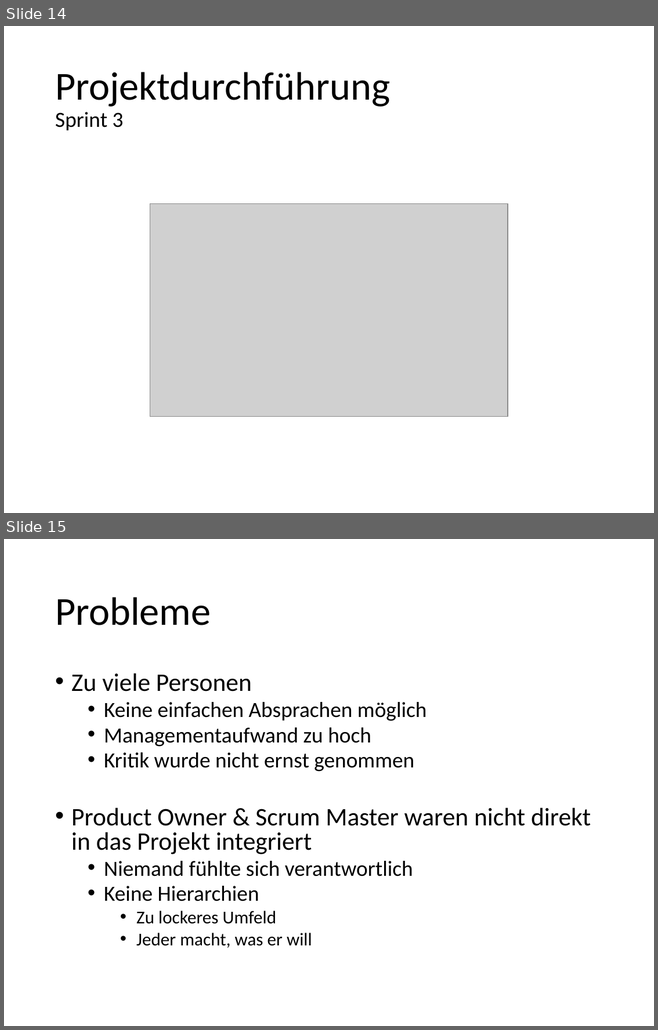
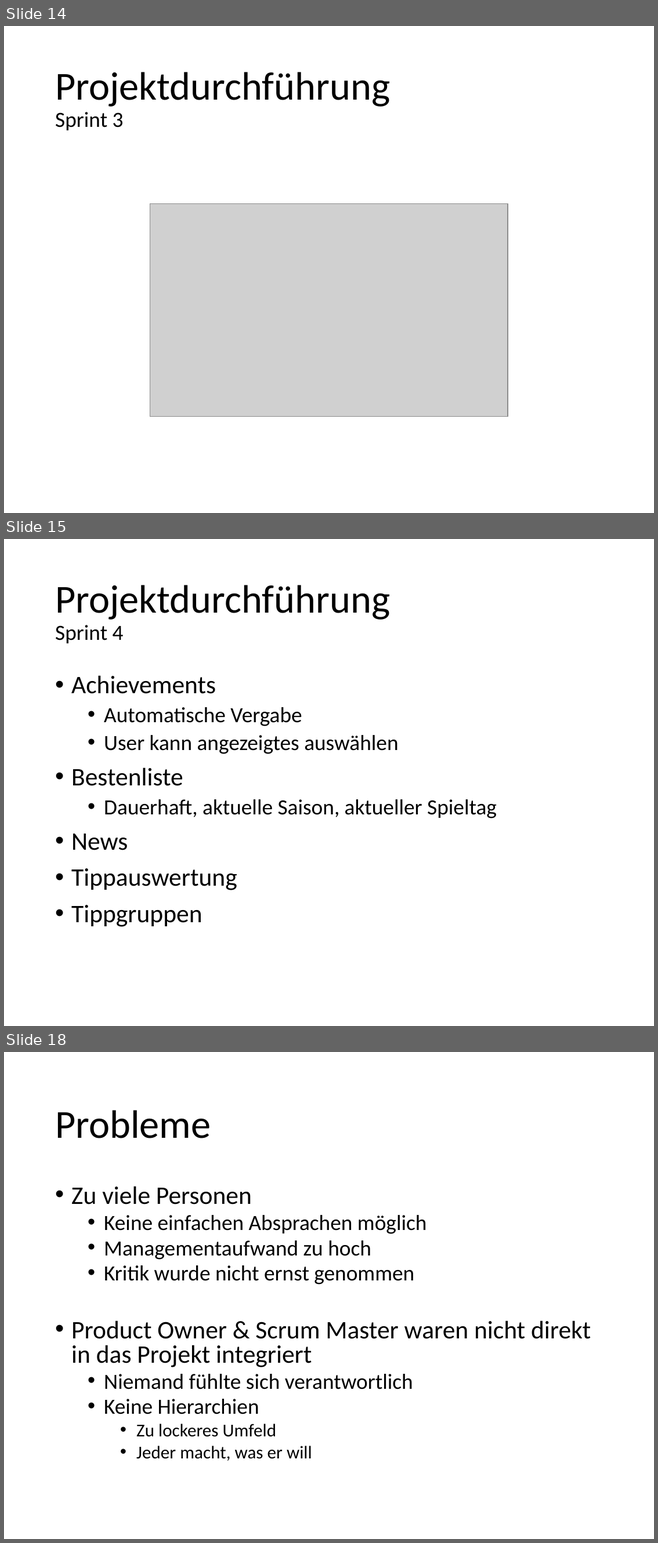
Before and after one commit to kickvinwl/kickvinwl, a slide deck: dokumente/Abschlusspräsentation.pptx. Shown one above the other, each under a label of ours: slides 14 and 15 before the commit, slides 14, 15 and 18 after it; the slides between them are not shown. The pictures are 658x1030 and 658x1543 pixels, drawn with LibreOffice and Linux fonts; fonts in the diff are those of the drawing; grey boxes stand for pictures. Boxes give left, top, right and bottom in pixels: in the first picture for what was removed or moved away, otherwise in the second. Text is boxed around its words. In the diff, an @@ line names an element or a change of style, - is before the commit and + after.

Commit message:
Sprint 4

```diff
--- a/dokumente/Abschlusspräsentation.pptx
+++ b/dokumente/Abschlusspräsentation.pptx
@@ slide 15 added at bbox=[4, 539, 654, 1026], background #FFFFFF @@
@@ title added at bbox=[55, 585, 390, 643], 44 pt, text #000000 @@
+Projektdurchführung
+Sprint 4
@@ text added at bbox=[71, 675, 496, 927], 24 pt, text #000000 @@
+• Achievements
+  • Automatische Vergabe
+  • User kann angezeigtes auswählen
+• Bestenliste
+  • Dauerhaft, aktuelle Saison, aktueller Spieltag
+• News
+• Tippauswertung
+• Tippgruppen
@@ what was slide 15 is now slide 18 @@
```
Also in this commit, not shown: 1 slide changed, 6 other slides added, 1 other file.
